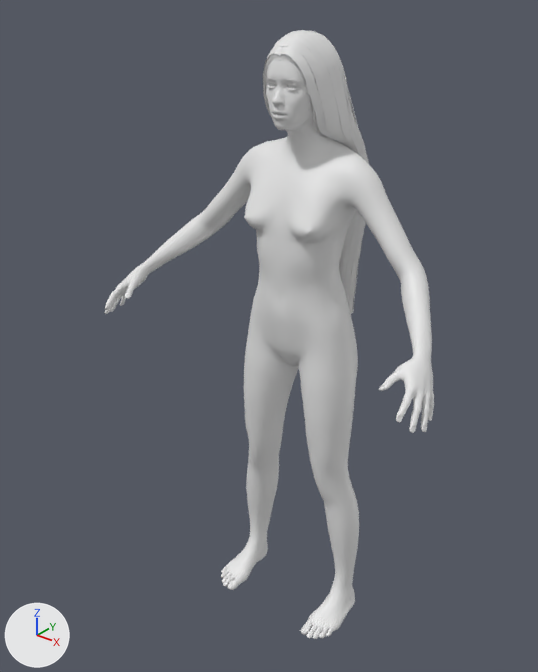
The glTF model game/assets/humans/elf_female_adult.glb: old version first, new version second.
Rendered twice from a 50 mm lens placed at (1.246, -1.757, 2.057), pointed at (-0.058, -0.127, 1.046). The lights are fixed; the arrows at lower left show +X, +Y and +Z. The older version comes first. Materials are left out; every surface is plain grey. Vertices at exactly the same position are counted once.

Names of what the first picture shows: 'Body'.
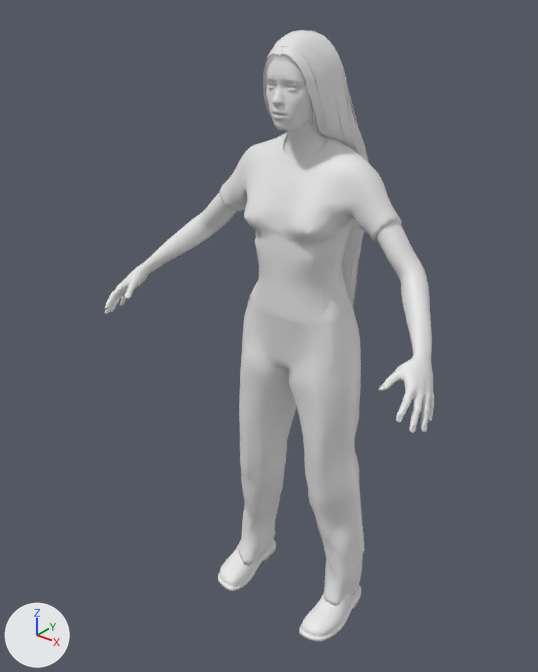
Edits to the bpy script that builds the scene:
```text
Change me_mesh_0:
    used by ob_body; location = (0.0, 0.0, 0.0)
    remove me_mesh_0.from_pydata(...)  # 17088 vertices, 31596 faces; spans x -0.58..0.58, y -0.38..0.1, z 0.0..1.92
    add me_mesh_0.from_pydata(...)  # 21478 vertices, 40066 faces; spans x -0.58..0.58, y -0.38..0.11, z 0.0..1.92
    me_mesh_0 part 1: a new loose piece of 1357 vertices spanning x -0.26..0.26, y -0.17..0.11, z 0.06..1.16
    me_mesh_0 part 2: a new loose piece of 1311 vertices spanning x -0.31..0.31, y -0.18..0.09, z 1.07..1.66
    me_mesh_0 part 3: a new loose piece of 717 vertices spanning x 0.14..0.26, y -0.23..0.05, z 0.0..0.13
    me_mesh_0 part 4: a new loose piece of 717 vertices spanning x -0.26..-0.14, y -0.23..0.05, z 0.0..0.13
    other edits to the shape of me_mesh_0 do not show in these pictures
```

Pixel boxes (x1, y1, x2, y2) of what changed, in the pictures (538 x 672 px):
'Body', reshaped
    before: (104, 30, 434, 639)
    after: (104, 30, 434, 641)
part 1 of me_mesh_0, added
    after: (238, 294, 365, 606)
part 2 of me_mesh_0, added
    after: (219, 133, 402, 338)
part 3 of me_mesh_0, added
    after: (299, 585, 361, 641)
part 4 of me_mesh_0, added
    after: (218, 537, 276, 591)
